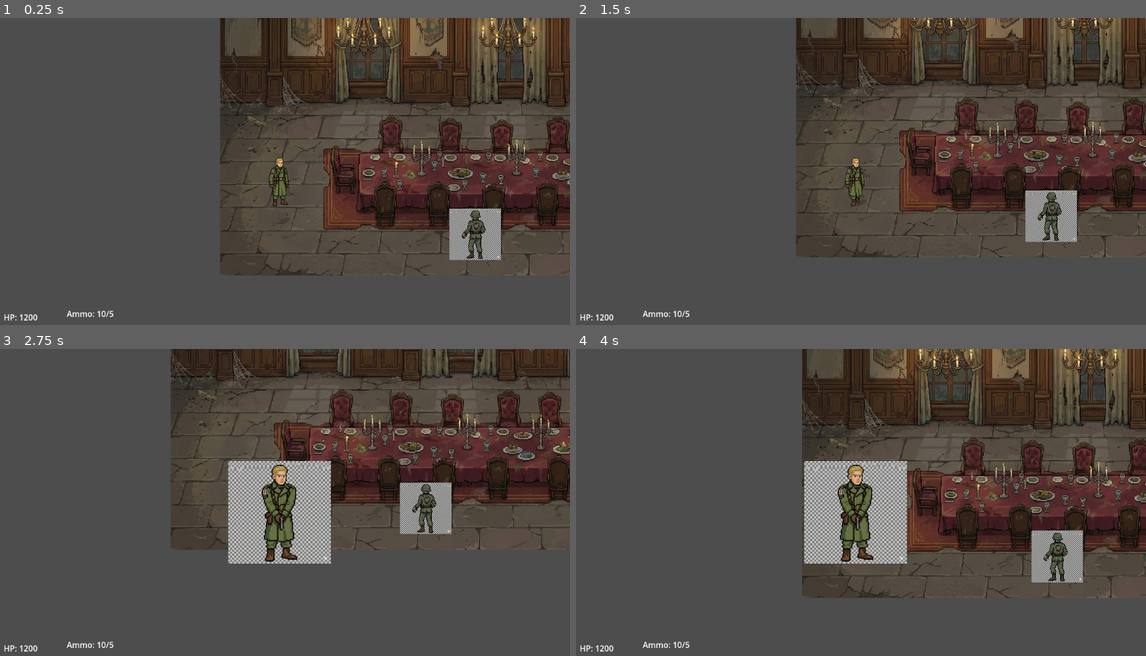
Above: before the commit, frames 1-4 (two rows, left to right).
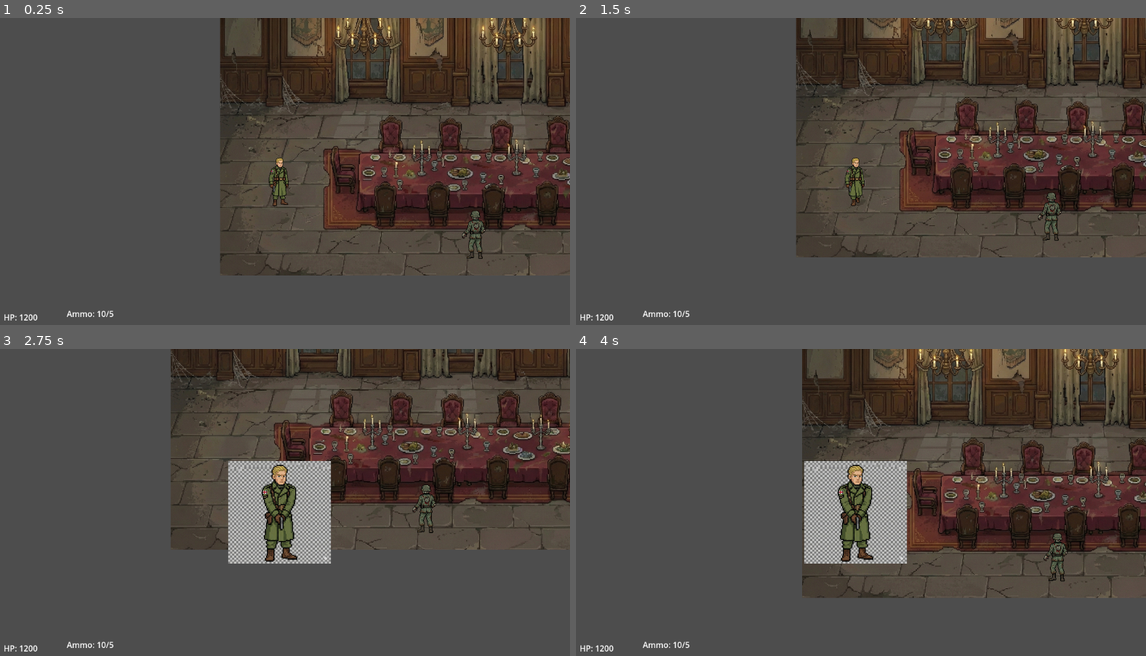
Above: after the commit, the same moments.

Repository: Johnny-Oleg/Dread-of-the-Dead-2D-Demo
Game: Godot game, scene res://scenes/main.tscn
The game is run twice, just before and just after one commit, with the same random seed, the same clock (stepped at 60 frames per second) and the same inputs.
Inputs (mouse positions are in pixels of both pictures, inside the frame that each line leads up to):
- Up to frame 1 (0.25 s): no input
- Up to frame 2 (1.5 s): tap Enter at 0.5 s; move the mouse to (980, 165) at 0.52 s; hold Right (ui_right) 0.53-1.28 s; hold Right mouse button (aim) 0.53-1.28 s; tap Space at 1.25 s; move the mouse to (741, 199) at 1.27 s; hold Down (ui_down) from 1.28 s (still down); tap Shift (run) at 1.35 s
- Up to frame 3 (2.75 s): move the mouse to (336, 441) at 2.02 s; release Down (ui_down) at 2.03 s; press the mouse at (336, 441) at 2.03 s; hold Right (ui_right) from 2.03 s (still down)
- Up to frame 4 (4 s): move the mouse to (826, 576) at 2.77 s; release Right (ui_right) at 2.78 s; release the mouse at (826, 576) at 2.78 s; hold Up (ui_up) 2.78-3.53 s; right-click (826, 576) at 2.85 s; move the mouse to (1032, 560) at 3.52 s; hold Left (ui_left) from 3.53 s (still down); hold Shift (run) from 3.53 s (still down)

The runs differ from the first frame. In frame 1, 1.2% of the frame differs, in the area x 78-88%, y 62-79%; in frame 2, 1.2%; in frame 3, 1.2%; in frame 4, 1.2%, in the area x 79-90%, y 59-77%.

Commit message:
new sprites and music

Diff:
--- a/components/zombie.tscn
+++ b/components/zombie.tscn
@@ -1,10 +1,10 @@
 [gd_scene format=3 uid="uid://b1yjcowccdgc2"]
 
 [ext_resource type="Script" uid="uid://kwwdtf82vdtx" path="res://scripts/zombie.gd" id="1_fk42m"]
-[ext_resource type="Texture2D" uid="uid://c3b4y1cl3dbaa" path="res://sprites/enemy/idle-front.png" id="2_4wk1i"]
-[ext_resource type="Texture2D" uid="uid://g844hgh7wj2u" path="res://sprites/enemy/idle-left.png" id="3_6nedx"]
-[ext_resource type="Texture2D" uid="uid://bur2nog4h1dfk" path="res://sprites/enemy/idle-right.png" id="4_w465y"]
-[ext_resource type="Texture2D" uid="uid://cihnhbcs08tyr" path="res://sprites/enemy/idle-back.png" id="5_u7vxm"]
+[ext_resource type="Texture2D" uid="uid://b0jig5r76eepy" path="res://sprites/enemy/idle_front.png" id="2_4wk1i"]
+[ext_resource type="Texture2D" uid="uid://cuesevw0c7ju" path="res://sprites/enemy/idle_left.png" id="3_6nedx"]
+[ext_resource type="Texture2D" uid="uid://c36aw3wp5iqq" path="res://sprites/enemy/idle_right.png" id="4_w465y"]
+[ext_resource type="Texture2D" uid="uid://mjsr4uhnan5c" path="res://sprites/enemy/idle_back.png" id="5_u7vxm"]
 
 [sub_resource type="SpriteFrames" id="SpriteFrames_7fncv"]
 animations = [{
--- a/project.godot
+++ b/project.godot
@@ -27,6 +27,7 @@
 
 folder_colors={
 "res://components/": "yellow",
+"res://music/": "purple",
 "res://scenes/": "blue",
 "res://scripts/": "red",
 "res://sprites/": "green"
Not shown, added: music/bgm/Sleeping Rose.mp3.import
Not shown, added: music/bgm/castle_bgm_1.mp3.import
Not shown, added: music/bgm/castle_bgm_2.mp3.import
Not shown, added: music/bgm/castle_bgm_3.mp3.import
Not shown, added: music/bgm/save_room_bgm.mp3.import
Not shown, added: music/bgm/title_bgm.mp3.import
Not shown, added: music/sfx/zombie_sfx/ZE_HEAD.WAV.import
Not shown, added: music/sfx/zombie_sfx/Z_ISI01.WAV.import
Not shown, added: music/sfx/zombie_sfx/Z_K03.WAV.import
Not shown, added: music/sfx/zombie_sfx/Z_MIKA02.WAV.import
Not shown, added: music/sfx/zombie_sfx/Z_NISI2.WAV.import
Not shown, added: music/sfx/zombie_sfx/zombie_attack.WAV.import
(and 83 more such lines)
